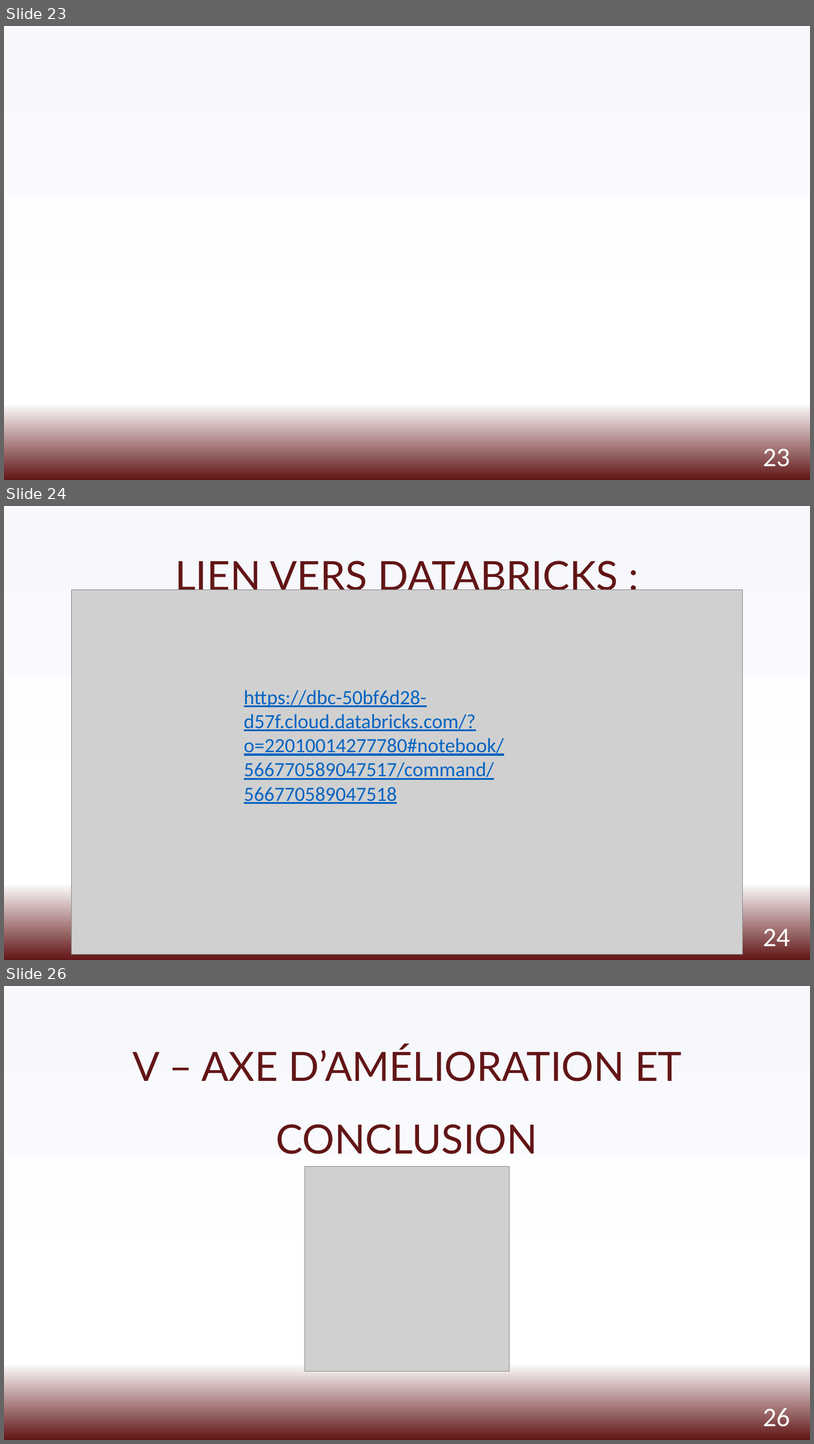
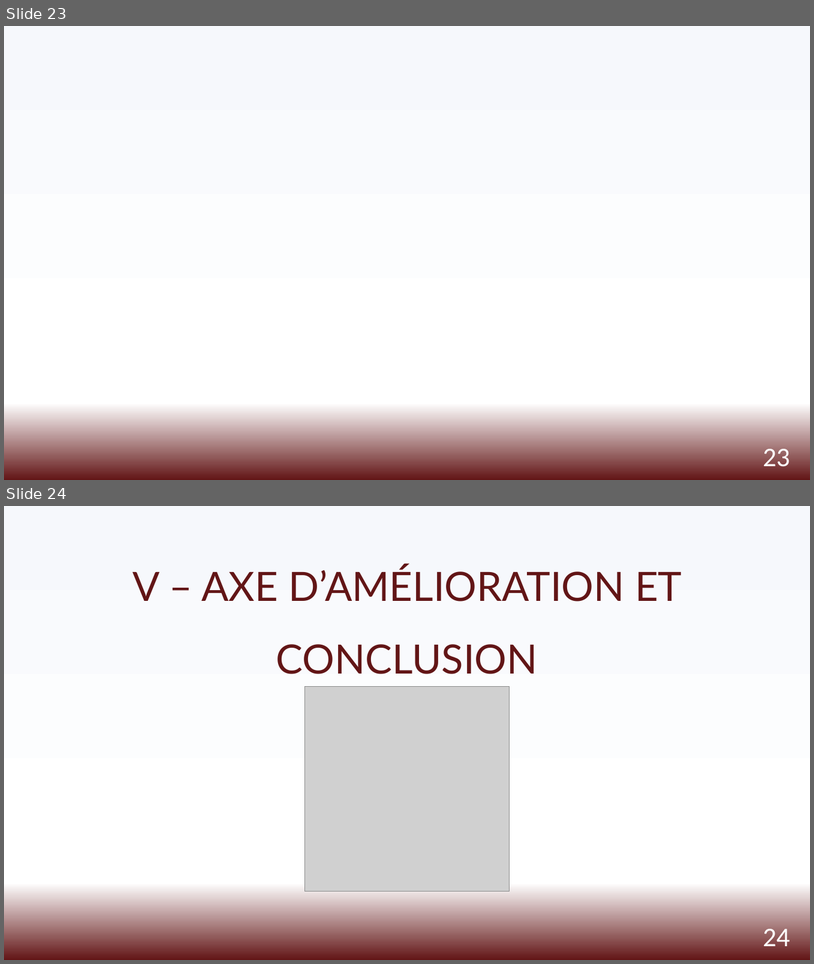
Before and after one commit to viviante79/Projet_8, a slide deck: Ors_Vivian_3_presentation_082022.pptx. Shown one above the other, each under a label of ours: slides 23, 24 and 26 before the commit, slides 23 and 24 after it; the slides between them are not shown. The pictures are 814x1444 and 814x964 pixels, drawn with LibreOffice and Linux fonts; fonts in the diff are those of the drawing; grey boxes stand for pictures; background and template pictures are left out. Boxes give left, top, right and bottom in pixels: in the first picture for what was removed or moved away, otherwise in the second. Text is boxed around its words. In the diff, an @@ line names an element or a change of style, - is before the commit and + after.

```diff
--- a/Ors_Vivian_3_presentation_082022.pptx
+++ b/Ors_Vivian_3_presentation_082022.pptx
@@ slide 24 removed at (4, 506, 810, 960), background gradient #F6F8FC to #FFFFFF to #621516 @@
@@ title removed at (175, 561, 618, 598) @@
-LIEN VERS DATABRICKS :
@@ picture removed at (72, 589, 743, 954) @@
@@ text removed at (244, 690, 504, 780) @@
-https://dbc-50bf6d28-d57f.cloud.databricks.com/?o=22010014277780#notebook/566770589047517/command/566770589047518
@@ page number removed at (763, 928, 790, 953) @@
-24
@@ what was slide 26 is now slide 24 @@
@@ page number at (763, 928, 790, 953): text changed @@
-26
+24
```
Also in this commit, not shown: 2 slides changed, 1 other slide removed.
